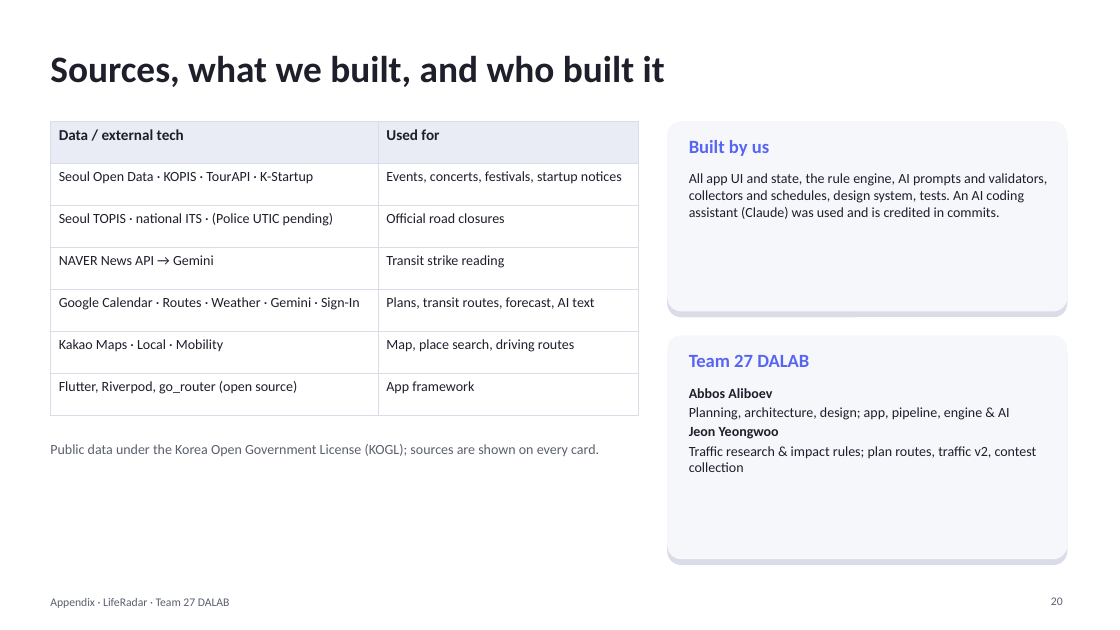
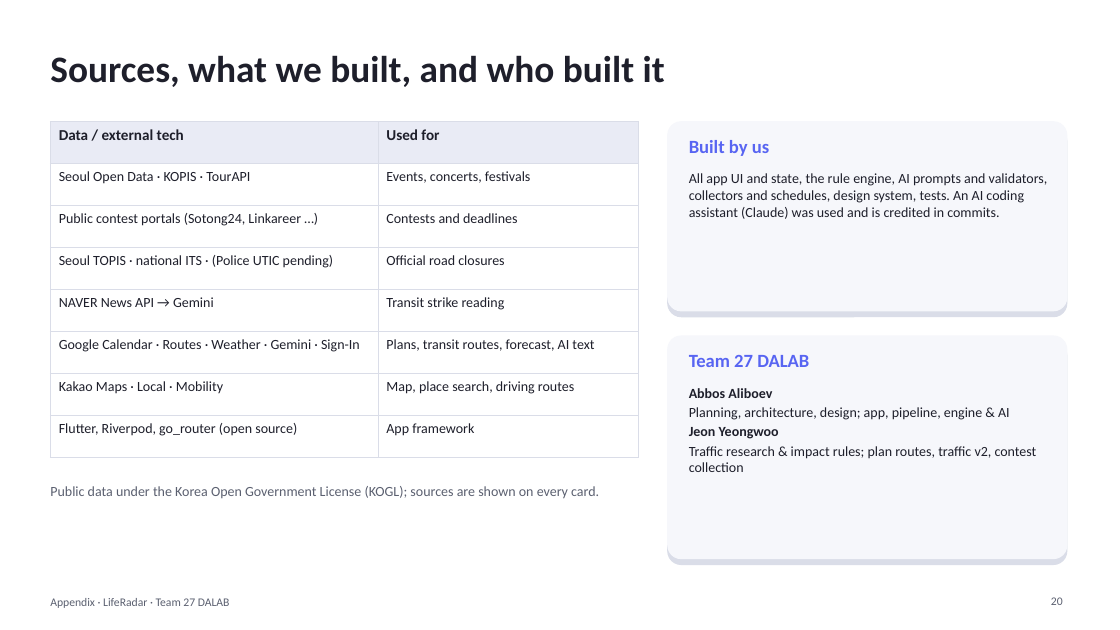
Before and after one commit to woowangthon/WOOWANGTHON_TEAM_27_FE, a slide deck: slide 20 of docs/presentation/LifeRadar_Team27.pptx. Drawn at 1120x630 pixels with LibreOffice and Linux fonts; fonts in the diff are those of the drawing. Boxes give left, top, right and bottom in pixels: in the first picture for what was removed or moved away, otherwise in the second. Text is boxed around its words. In the diff, an @@ line names an element or a change of style, - is before the commit and + after.

```diff
--- a/docs/presentation/LifeRadar_Team27.pptx
+++ b/docs/presentation/LifeRadar_Team27.pptx
@@ table at (50, 122, 639, 440) @@
-row 2: Seoul Open Data · KOPIS · TourAPI · K-Startup | Events, concerts, festivals, startup notices
+row 2: Seoul Open Data · KOPIS · TourAPI | Events, concerts, festivals
+row 3: Public contest portals (Sotong24, Linkareer …) | Contests and deadlines
@@ text "Public data under the Korea ...": place and size @@
-text "Public data under the Korea ..." at (50, 444, 599, 456)
+text "Public data under the Korea ..." at (50, 486, 599, 498)
```
Also in this commit, not shown: 4 other slides changed, 1 other file.
